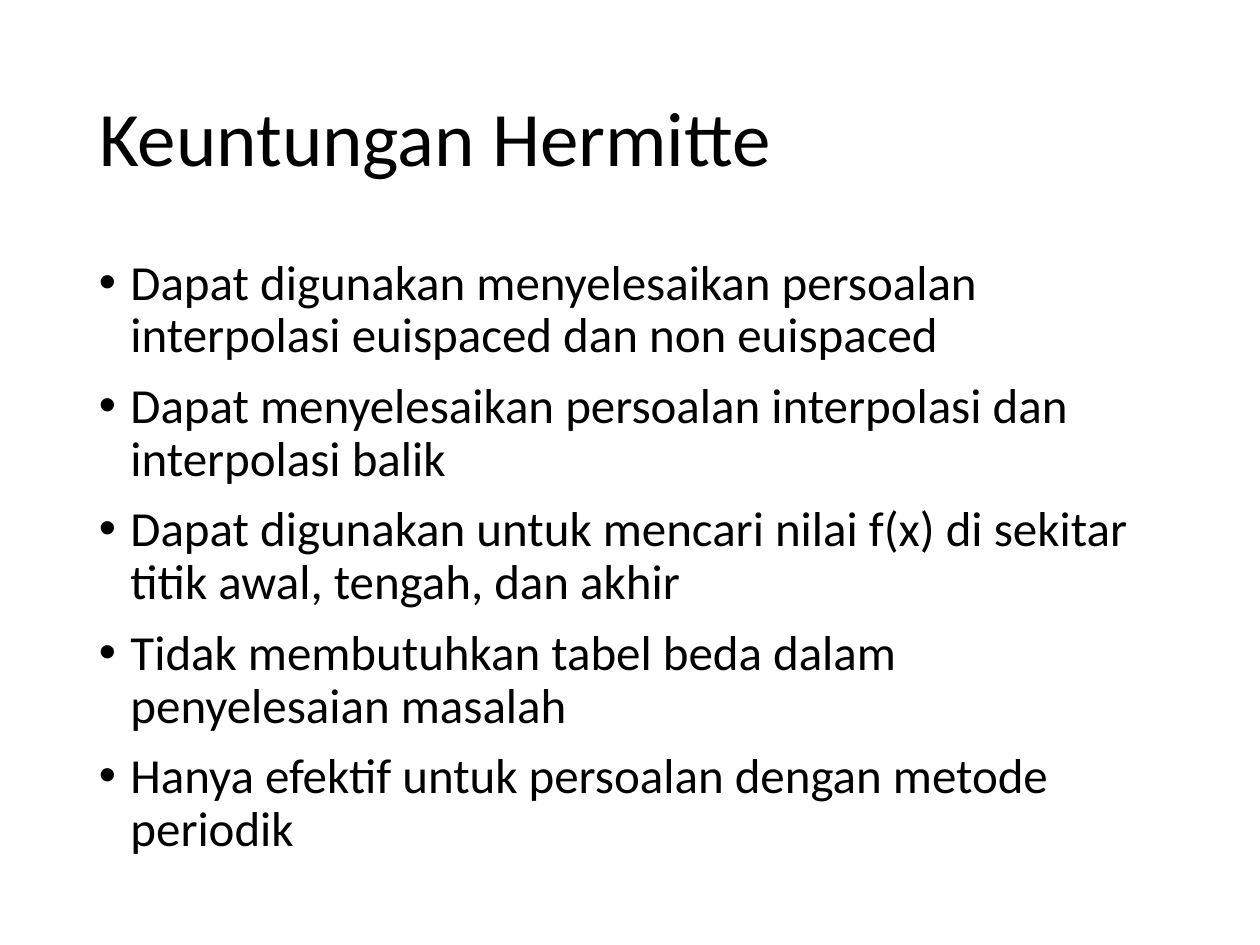
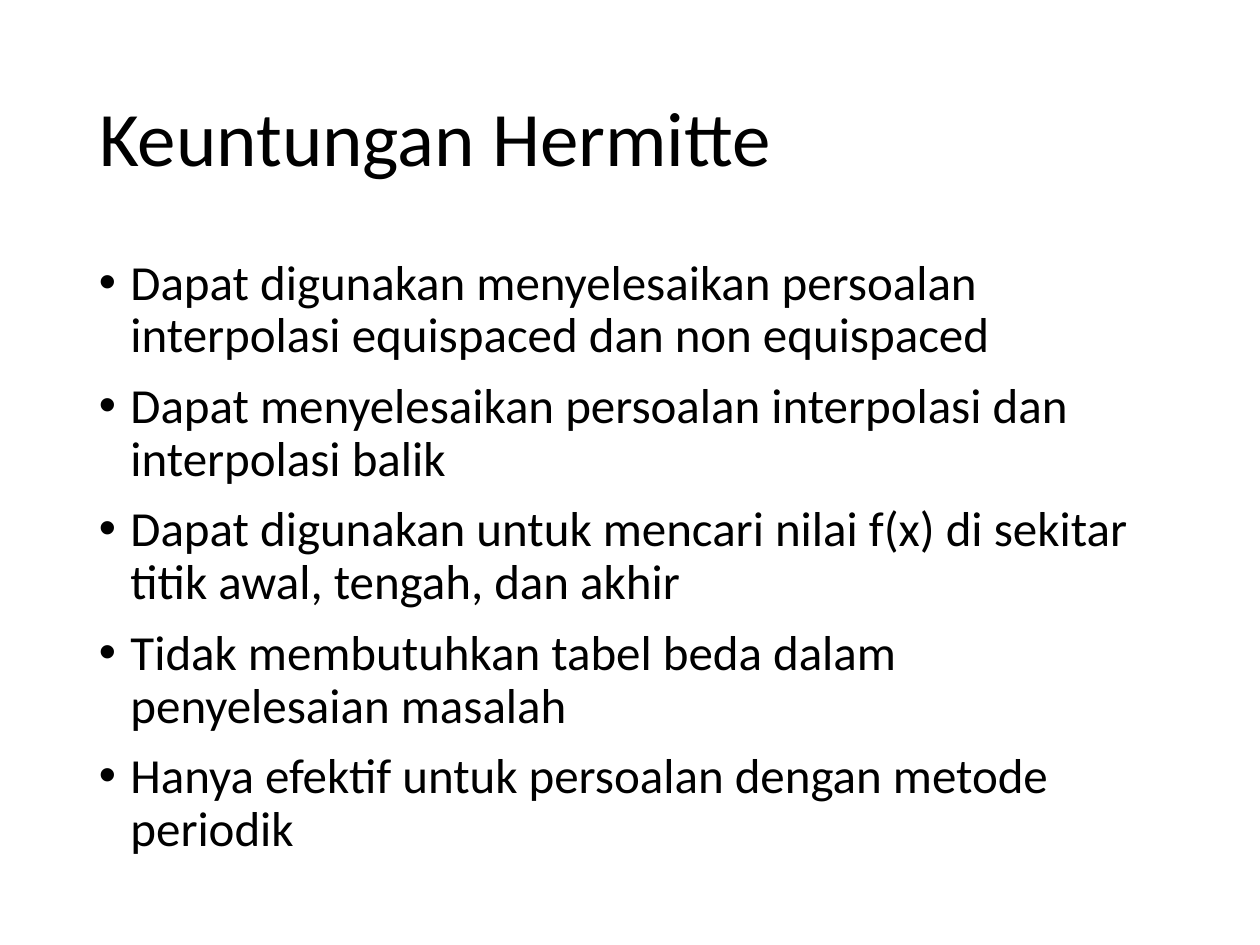
Before and after one commit to miftanurfarid/EL1211_metode_numerik_dan_teknik_komputasi, a slide deck: slide 38 of slides/EL 1211 06 - Interpolasi.ppt. Drawn at 1260x945 pixels with LibreOffice and Linux fonts; fonts in the diff are those of the drawing. Boxes give left, top, right and bottom in pixels: in the first picture for what was removed or moved away, otherwise in the second. Text is boxed around its words. In the diff, an @@ line names an element or a change of style, - is before the commit and + after.

Commit message:
update slides

```diff
--- a/slides/EL 1211 06 - Interpolasi.ppt
+++ b/slides/EL 1211 06 - Interpolasi.ppt
@@ text at box(130, 266, 989, 360): text changed @@
-• Dapat digunakan menyelesaikan persoalan interpolasi euispaced dan non euispaced
+• Dapat digunakan menyelesaikan persoalan interpolasi equispaced dan non equispaced
```
Also in this commit, not shown: 7 other slides changed, 3 other files.
